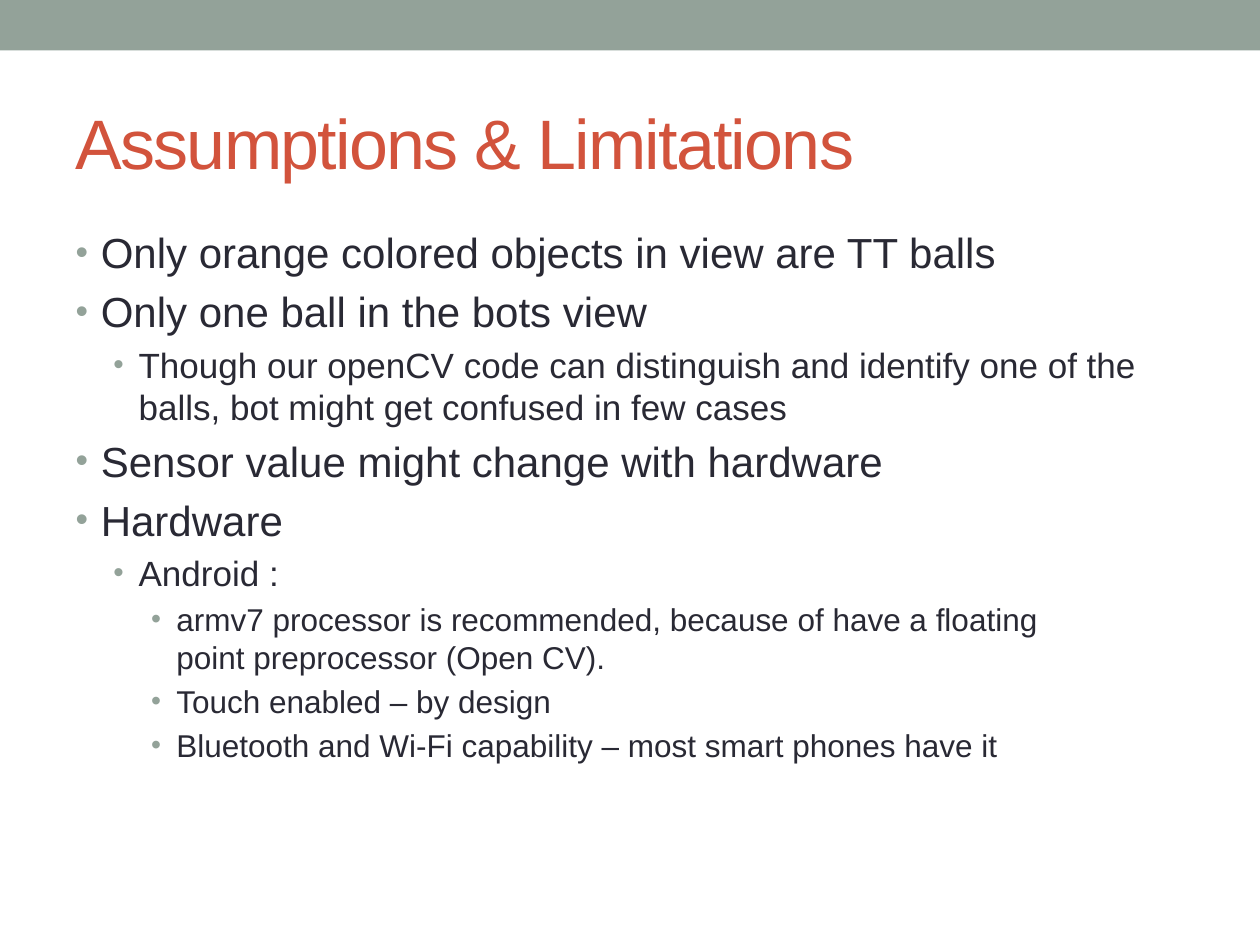
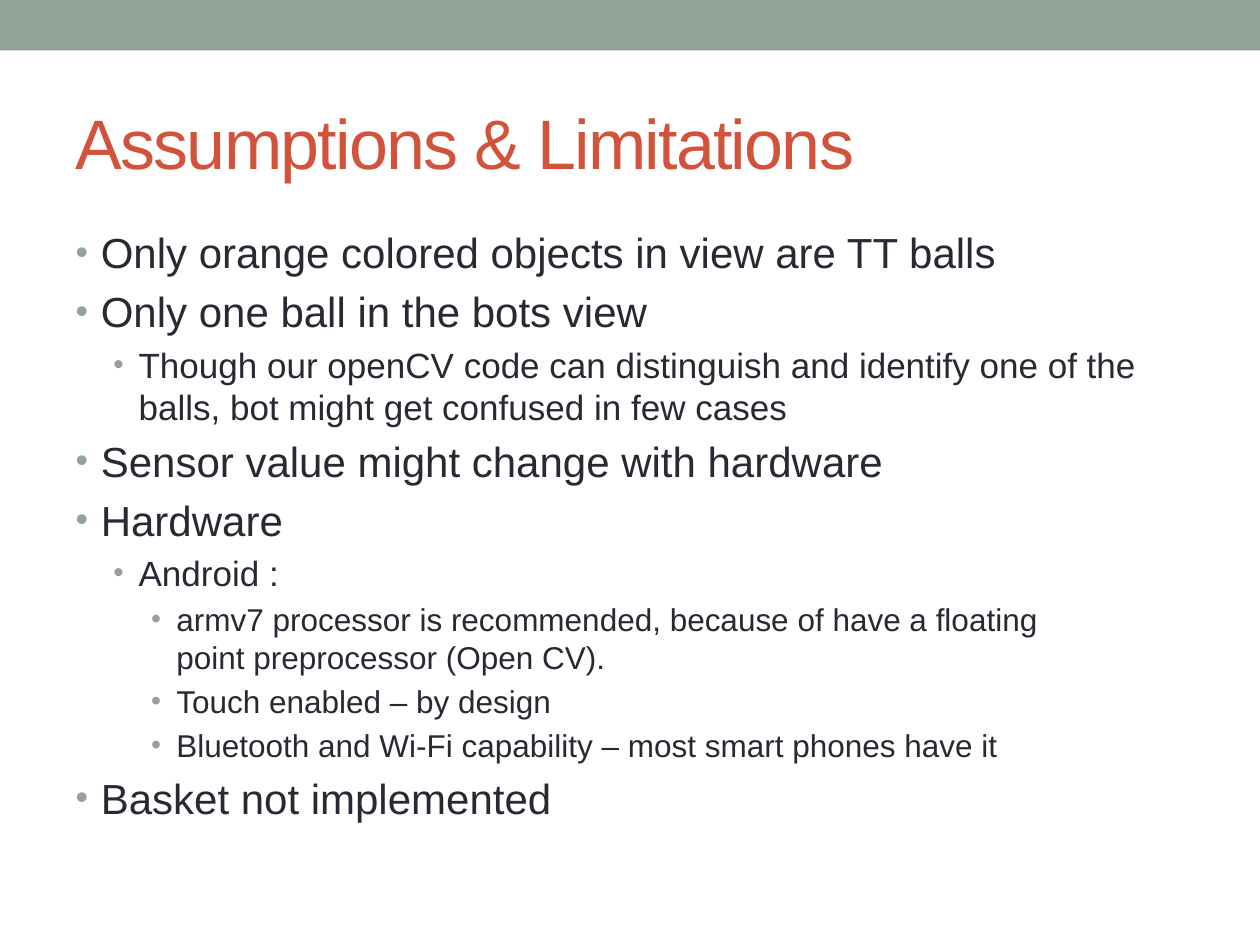
Before and after one commit to mintuhouse/AndroidBasedTennisBallCollector_group14_cs308_2012, a slide deck: slide 12 of Documentation/cs308_2012_team14_final_pres.pptx (slide 11 before the commit). Drawn at 1260x945 pixels with LibreOffice and Linux fonts; fonts in the diff are those of the drawing. Boxes give left, top, right and bottom in pixels: in the first picture for what was removed or moved away, otherwise in the second. Text is boxed around its words. In the diff, an @@ line names an element or a change of style, - is before the commit and + after.

Commit message:
uploaded the latest PPT

```diff
--- a/Documentation/cs308_2012_team14_final_pres.pptx
+++ b/Documentation/cs308_2012_team14_final_pres.pptx
@@ text at [101, 783, 551, 822]: paragraph added @@
+• Basket not implemented
```
Also in this commit, not shown: 1 slide added, 3 other files.
